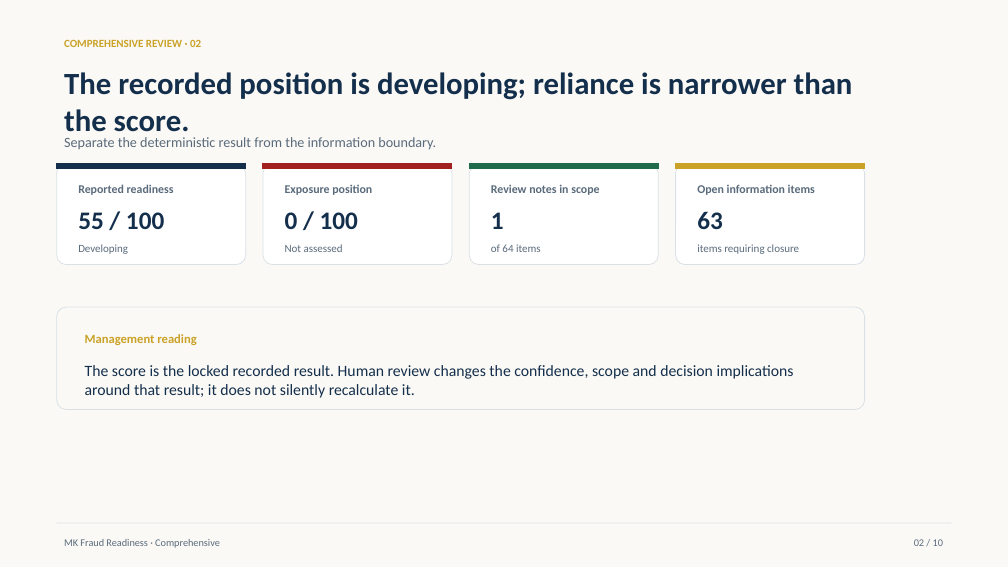
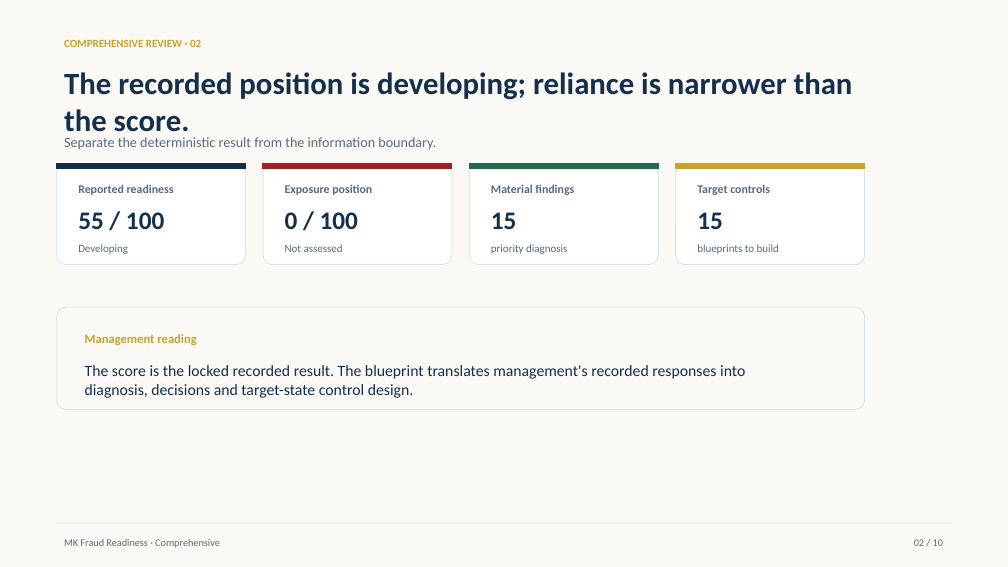
Before and after one commit to Tondani1995/mk-fraud-readiness-score, a slide deck: slide 2 of outputs/commercial-quality/comprehensive-executive-presentation.pptx. Drawn at 1008x567 pixels with LibreOffice and Linux fonts; fonts in the diff are those of the drawing. Boxes give left, top, right and bottom in pixels: in the first picture for what was removed or moved away, otherwise in the second. Text is boxed around its words. In the diff, an @@ line names an element or a change of style, - is before the commit and + after.

```diff
--- a/outputs/commercial-quality/comprehensive-executive-presentation.pptx
+++ b/outputs/commercial-quality/comprehensive-executive-presentation.pptx
@@ text at bbox=[491, 184, 574, 195]: text changed @@
-Review notes in scope
+Material findings
@@ text at bbox=[697, 184, 770, 195]: text changed @@
-Open information items
+Target controls
@@ text at bbox=[491, 212, 517, 229]: text changed @@
-1
+15
@@ text at bbox=[697, 212, 723, 229]: text changed @@
-63
+15
@@ text at bbox=[491, 244, 567, 254]: text changed @@
-of 64 items
+priority diagnosis
@@ text at bbox=[697, 244, 779, 254]: text changed @@
-items requiring closure
+blueprints to build
@@ text at bbox=[85, 365, 745, 398]: text changed @@
-The score is the locked recorded result. Human review changes the confidence, scope and decision implications around that result; it does not silently recalculate it.
+The score is the locked recorded result. The blueprint translates management's recorded responses into diagnosis, decisions and target-state control design.
```
Also in this commit, not shown: 3 other slides changed, 2 slides added, 2 slides removed, 48 other files.
